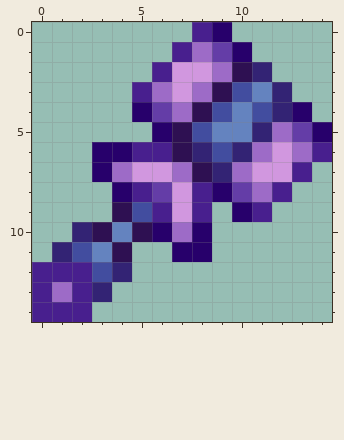
Pixel-art sprite, stored at Items/ItemSets/Essences/NightlyEssence/NightlyHammer.png. That is the earlier state.
The file is 30x30 pixels, drawn in blocks of 2x2; one block is one cell here.
After the commit:
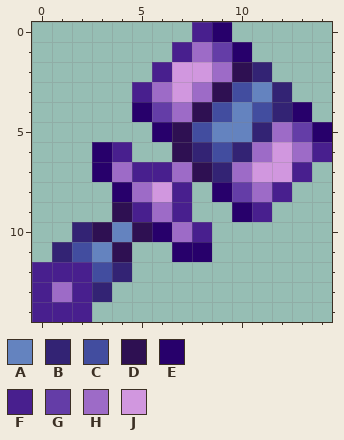
Palette (. is transparent): A #6483bf  B #332374  C #424d9f  D #2e1052  E #27006b  F #481f8e  G #643da7  H #9d6bc7  J #d197df
Change:
@@ x 2..10 @@
  5 ....EDCAA
- 6 .EEFFDBCB
- 7 .EHJJHDBH
- 8 ..EFGJFEG
- 9 ..DCFJF.E
-10 BDADEHE..
+ 6 .EF..DBCB
+ 7 .EHFFHDBH
+ 8 ..EHJF.EG
+ 9 ..DFHF..E
+10 BDADEHF..
 11 CAD..EE..
